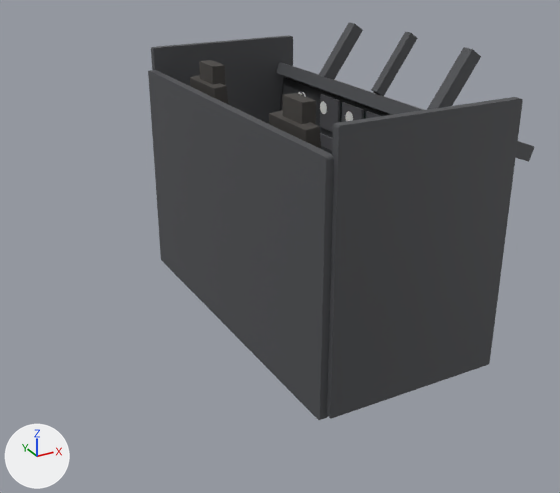
Renders of the FBX model B-2 Spirit/Shapes/Cockpit_Source/B2_Spirit_Cockpit_Blockout.fbx from each side of a commit.
Before and after are seen from a 50 mm lens placed at (4.12, -4.74, 3.43), pointed at (6.6, -0.22, 1.17). Lighting does not change. The marker at lower left points along +X, +Y and +Z. The picture after the commit comes second. Where no turn or scale is listed for an object, it has been applied to the vertices.

The first picture shows 'Copilot_Seat_Back', 'Copilot_Seat_Headrest', 'Interior_Aft_Bulkhead', 'Interior_Wall_L', 'Interior_Wall_R', 'MFD_5_Bezel', 'Panel_Glareshield', 'Panel_Main', 'Windscreen_Center', 'Windscreen_Post_L', 'Windscreen_Post_R' and 7 more.
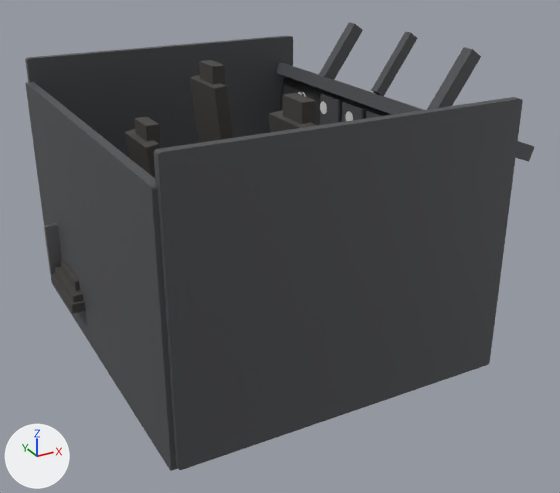
Commit message: feat(cockpit): add third crew member (relief) with aft crew-rest area

What differs and where, as boxes [x1, y1, x2, y2] in the pictures (560 x 493 px):
'Interior_Wall_R', moved, rescaled (88% wider, 16% taller)
    before: [327, 97, 523, 419]
    after: [154, 97, 523, 470]
'Interior_Aft_Bulkhead', moved
    before: [148, 70, 334, 420]
    after: [26, 82, 178, 471]
'Interior_Wall_L', moved, rescaled
    before: [151, 35, 293, 124]
    after: [25, 36, 293, 158]
'Relief_Seat_Back', added
    after: [124, 129, 160, 178]
'CrewRest_Rail', added
    after: [44, 223, 62, 274]
'Relief_Seat_Headrest', added
    after: [135, 117, 161, 146]
'CrewRest_Bunk', added
    after: [51, 273, 86, 314]
'CrewRest_Mattress', added
    after: [54, 267, 83, 302]
'CrewRest_Pillow', added
    after: [61, 261, 80, 291]
'Pilot_Seat_Back', unchanged, uncovered by the edit
    before: [190, 75, 229, 105]
    after: [190, 75, 233, 143]

What changed in the scene script:
```text
Add me_crewrest_pillow_mesh_001:
    me_crewrest_pillow_mesh_001.from_pydata(...)  # 56 vertices, 54 faces; spans x -0.11..0.11, y -0.2..0.2, z -0.04..0.04
    me_crewrest_pillow_mesh_001.materials.append(mat_b2_cockpit_seat_mat)  # dark grey #45423f
Add me_crewrest_rail_mesh_001:
    me_crewrest_rail_mesh_001.from_pydata(...)  # 56 vertices, 54 faces; spans x -0.475..0.475, y -0.02..0.02, z -0.2..0.2
    me_crewrest_rail_mesh_001.materials.append(mat_b2_cockpit_metal_mat)  # grey #959599
Add me_relief_seat_back_mesh_001:
    me_relief_seat_back_mesh_001.from_pydata(...)  # 56 vertices, 54 faces; spans x -0.09..0.09, y -0.21..0.21, z -0.333..0.333
    me_relief_seat_back_mesh_001.materials.append(mat_b2_cockpit_seat_mat)  # dark grey #45423f
Add me_relief_seat_headrest_mesh_001:
    me_relief_seat_headrest_mesh_001.from_pydata(...)  # 56 vertices, 54 faces; spans x -0.045..0.045, y -0.11..0.11, z -0.07..0.07
    me_relief_seat_headrest_mesh_001.materials.append(mat_b2_cockpit_seat_mat)  # dark grey #45423f
Add me_crewrest_bunk_mesh_001:
    me_crewrest_bunk_mesh_001.from_pydata(...)  # 56 vertices, 54 faces; spans x -0.475..0.475, y -0.3..0.3, z -0.035..0.035
    me_crewrest_bunk_mesh_001.materials.append(mat_b2_cockpit_seat_mat)  # dark grey #45423f
Add me_crewrest_mattress_mesh_001:
    me_crewrest_mattress_mesh_001.from_pydata(...)  # 56 vertices, 54 faces; spans x -0.45..0.45, y -0.27..0.27, z -0.025..0.025
    me_crewrest_mattress_mesh_001.materials.append(mat_b2_cockpit_seat_mat)  # dark grey #45423f
Change ob_interior_wall_r:
    ob_interior_wall_r.location: (6.95, -1.38, 1.45) -> (6.45, -1.38, 1.45)
    ob_interior_wall_r.scale: (1.3, 0.06, 1.85) -> (2.3, 0.06, 1.85)
Change ob_interior_aft_bulkhead:
    ob_interior_aft_bulkhead.location: (6.28, 0.0, 1.35) -> (5.3, 0.0, 1.35)
Change ob_interior_wall_l:
    ob_interior_wall_l.location: (6.95, 1.38, 1.45) -> (6.45, 1.38, 1.45)
    ob_interior_wall_l.scale: (1.3, 0.06, 1.85) -> (2.3, 0.06, 1.85)
Add ob_crewrest_pillow:
    ob_crewrest_pillow = bpy.data.objects.new('CrewRest_Pillow', me_crewrest_pillow_mesh_001)
    ob_crewrest_pillow.location = (5.35, 0.55, 0.92)
Add ob_crewrest_rail:
    ob_crewrest_rail = bpy.data.objects.new('CrewRest_Rail', me_crewrest_rail_mesh_001)
    ob_crewrest_rail.location = (5.65, 0.86, 1.02)
Add ob_relief_seat_back:
    ob_relief_seat_back = bpy.data.objects.new('Relief_Seat_Back', me_relief_seat_back_mesh_001)
    ob_relief_seat_back.location = (5.74, 0.0, 1.72)
Add ob_relief_seat_headrest:
    ob_relief_seat_headrest = bpy.data.objects.new('Relief_Seat_Headrest', me_relief_seat_headrest_mesh_001)
    ob_relief_seat_headrest.location = (5.74, 0.0, 2.08)
Add ob_crewrest_bunk:
    ob_crewrest_bunk = bpy.data.objects.new('CrewRest_Bunk', me_crewrest_bunk_mesh_001)
    ob_crewrest_bunk.location = (5.65, 0.55, 0.8)
Add ob_crewrest_mattress:
    ob_crewrest_mattress = bpy.data.objects.new('CrewRest_Mattress', me_crewrest_mattress_mesh_001)
    ob_crewrest_mattress.location = (5.65, 0.55, 0.86)
```
